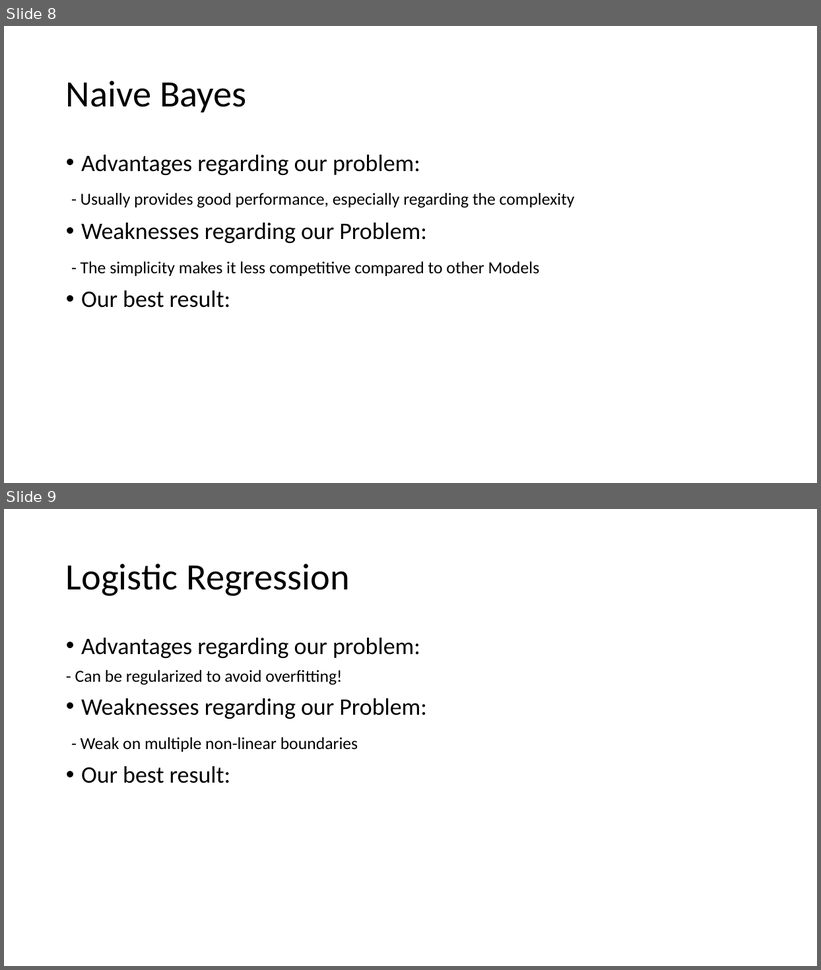
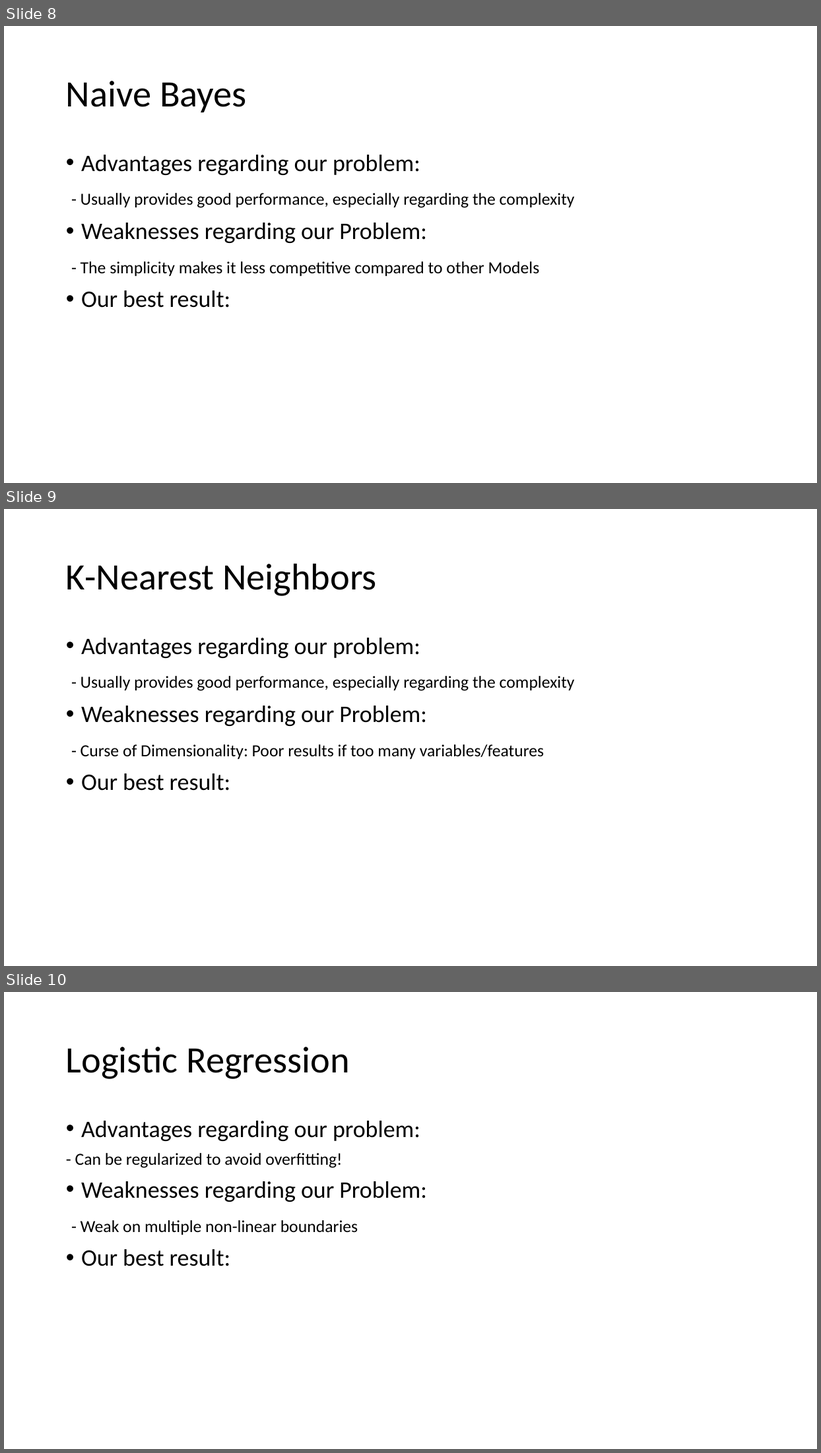
Before and after one commit to suong4554/Machine-Learning-Poly-U, a slide deck: Presentation.pptx. Shown one above the other, each under a label of ours: slides 8 and 9 before the commit, slides 8, 9 and 10 after it. The pictures are 821x970 and 821x1453 pixels, drawn with LibreOffice and Linux fonts; fonts in the diff are those of the drawing. Boxes give left, top, right and bottom in pixels: in the first picture for what was removed or moved away, otherwise in the second. Text is boxed around its words. In the diff, an @@ line names an element or a change of style, - is before the commit and + after.

```diff
--- a/Presentation.pptx
+++ b/Presentation.pptx
@@ slide 9 added at (x1=4, y1=509, x2=817, y2=966), background #FFFFFF @@
@@ title added at (x1=66, y1=563, x2=377, y2=596), 44 pt, text #000000 @@
+K-Nearest Neighbors
@@ text added at (x1=81, y1=638, x2=575, y2=791), 20 pt, text #000000 @@
+• Advantages regarding our problem:
+- Usually provides good performance, especially regarding the complexity
+• Weaknesses regarding our Problem:
+- Curse of Dimensionality: Poor results if too many variables/features
+• Our best result:
@@ what was slide 9 is now slide 10 @@
```
Also in this commit, not shown: 4 slides changed, 2 other slides added, 8 other files.
